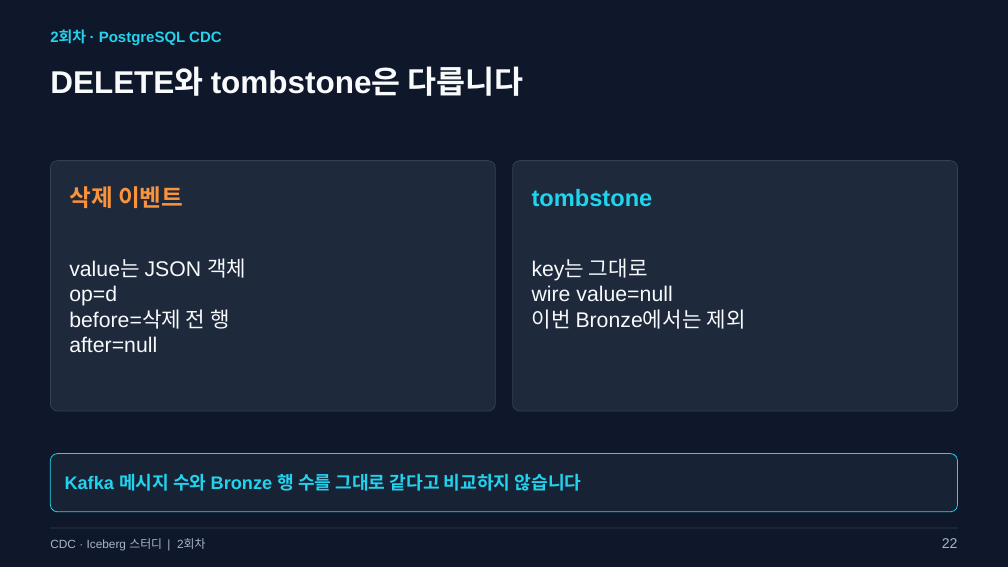
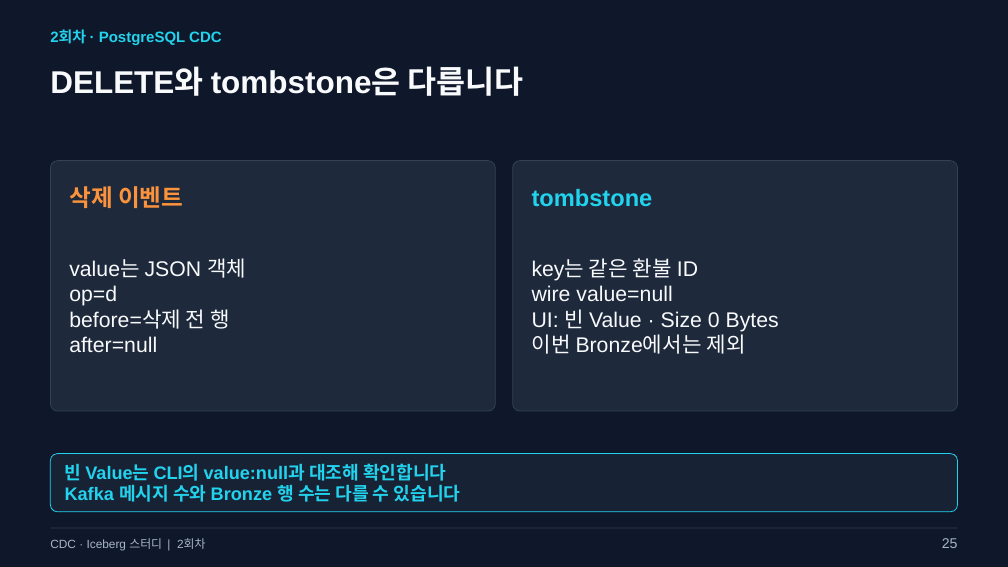
Before and after one commit to kim-dabin/cdc-lakehouse-study, a slide deck: slide 25 of labs/session02/slides/02-session02.pptx (slide 22 before the commit). Drawn at 1008x567 pixels with LibreOffice and Linux fonts; fonts in the diff are those of the drawing. Boxes give left, top, right and bottom in pixels: in the first picture for what was removed or moved away, otherwise in the second. Text is boxed around its words. In the diff, an @@ line names an element or a change of style, - is before the commit and + after.

Commit message:
docs(session02): explain WAL publication and Debezium with Kafka UI walkthrough

```diff
--- a/labs/session02/slides/02-session02.pptx
+++ b/labs/session02/slides/02-session02.pptx
@@ text at [532, 258, 698, 281]: text changed @@
-key는 그대로
+key는 같은 환불 ID
@@ text at [532, 309, 779, 332]: paragraph added @@
+UI: 빈 Value · Size 0 Bytes
@@ text at [65, 463, 461, 502]: text changed @@
-Kafka 메시지 수와 Bronze 행 수를 그대로 같다고 비교하지 않습니다
+빈 Value는 CLI의 value:null과 대조해 확인합니다
+Kafka 메시지 수와 Bronze 행 수는 다를 수 있습니다
@@ text at [942, 538, 958, 548]: text changed @@
-22
+25
```
Also in this commit, not shown: 18 other slides changed, 3 slides added, 3 other files.
